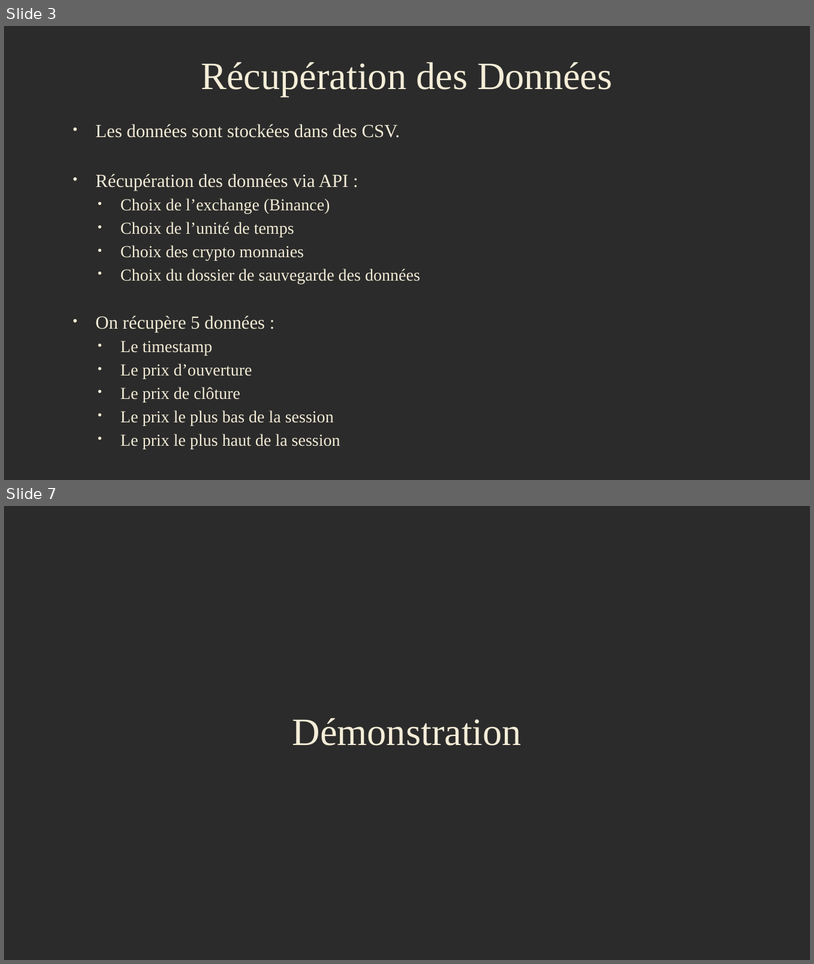
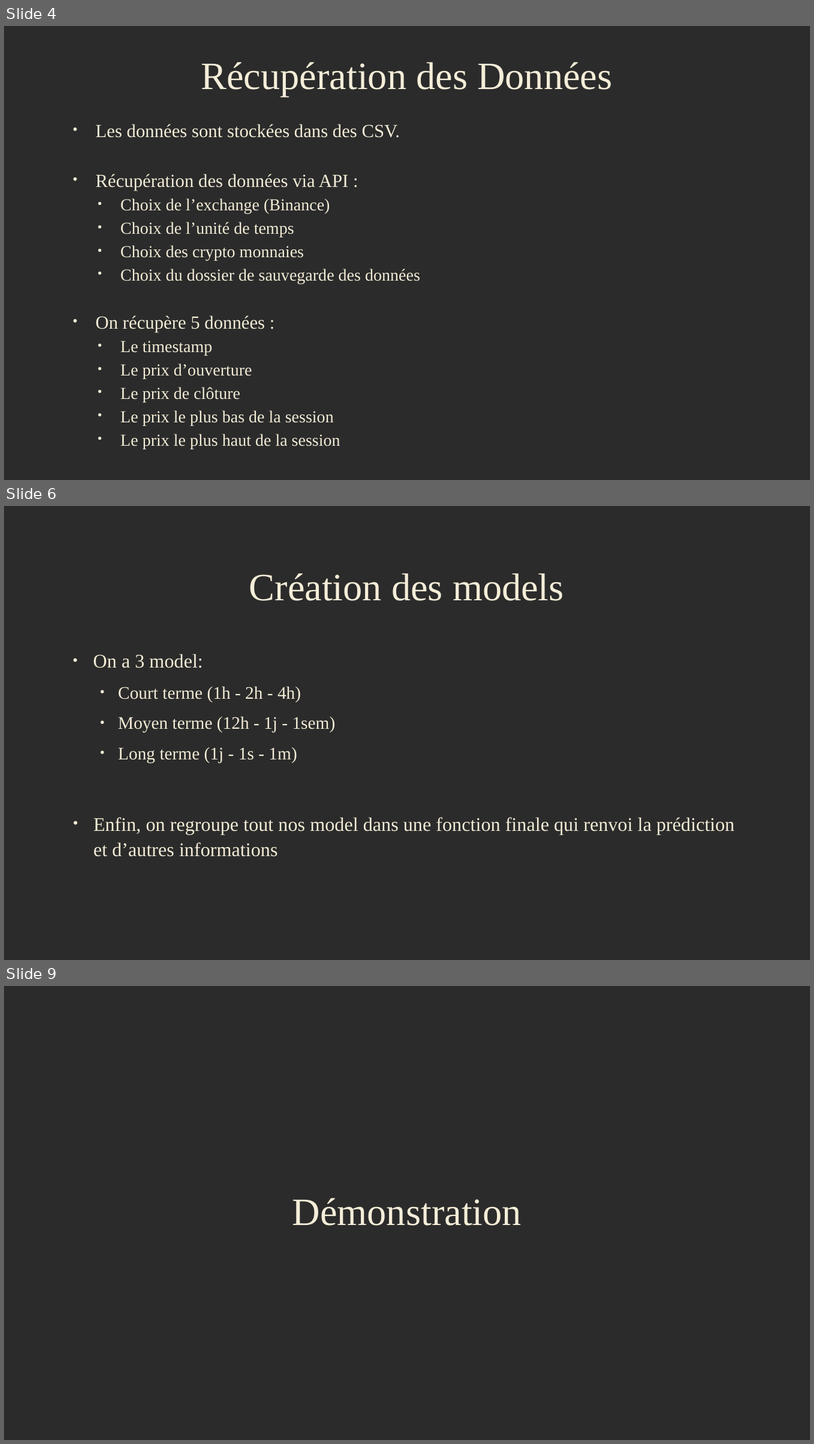
Before and after one commit to Yann-Fournier/MoneyTime, a slide deck: Presentation.odp. Shown one above the other, each under a label of ours: slides 3 and 7 before the commit, slides 4, 6 and 9 after it; the slides between them are not shown. The pictures are 814x964 and 814x1444 pixels, drawn with LibreOffice and Linux fonts; fonts in the diff are those of the drawing; background and template pictures are left out; a plain dark background stands for a picture behind light text. Boxes give left, top, right and bottom in pixels: in the first picture for what was removed or moved away, otherwise in the second. Text is boxed around its words. In the diff, an @@ line names an element or a change of style, - is before the commit and + after.

```diff
--- a/Presentation.odp
+++ b/Presentation.odp
@@ slide 6 added at (x1=4, y1=506, x2=810, y2=960), background picture (left out) @@
@@ title added at (x1=249, y1=573, x2=564, y2=601), 46 pt, text #F4EDD8 @@
+Création des models
@@ text added at (x1=93, y1=654, x2=336, y2=763), 21 pt, text #F4EDD8 @@
+• On a 3 model:
+  • Court terme (1h - 2h - 4h)
+  • Moyen terme (12h - 1j - 1sem)
+  • Long terme (1j - 1s - 1m)
@@ text added at (x1=93, y1=817, x2=735, y2=856), 23 pt, text #F4EDD8 @@
+• Enfin, on regroupe tout nos model dans une fonction finale qui renvoi la prédiction et d’autres informations
@@ what was slide 3 is now slide 4 @@
@@ what was slide 7 is now slide 9 @@
```
Also in this commit, not shown: 1 slide changed, 4 other slides added, 3 slides removed.
